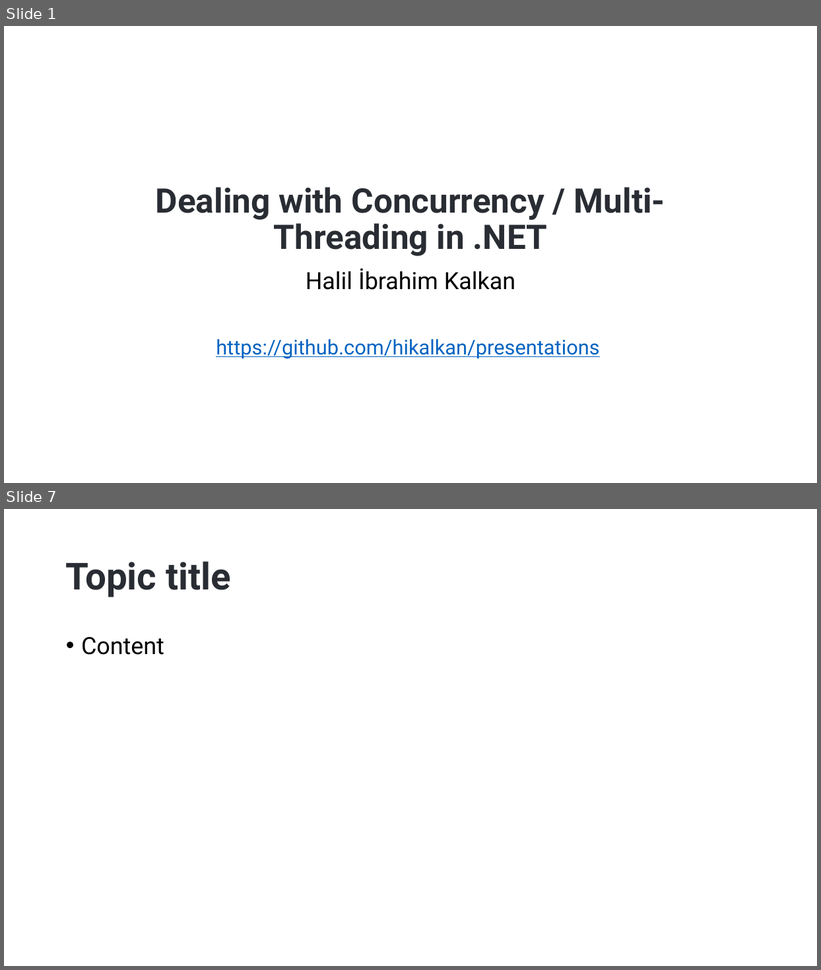
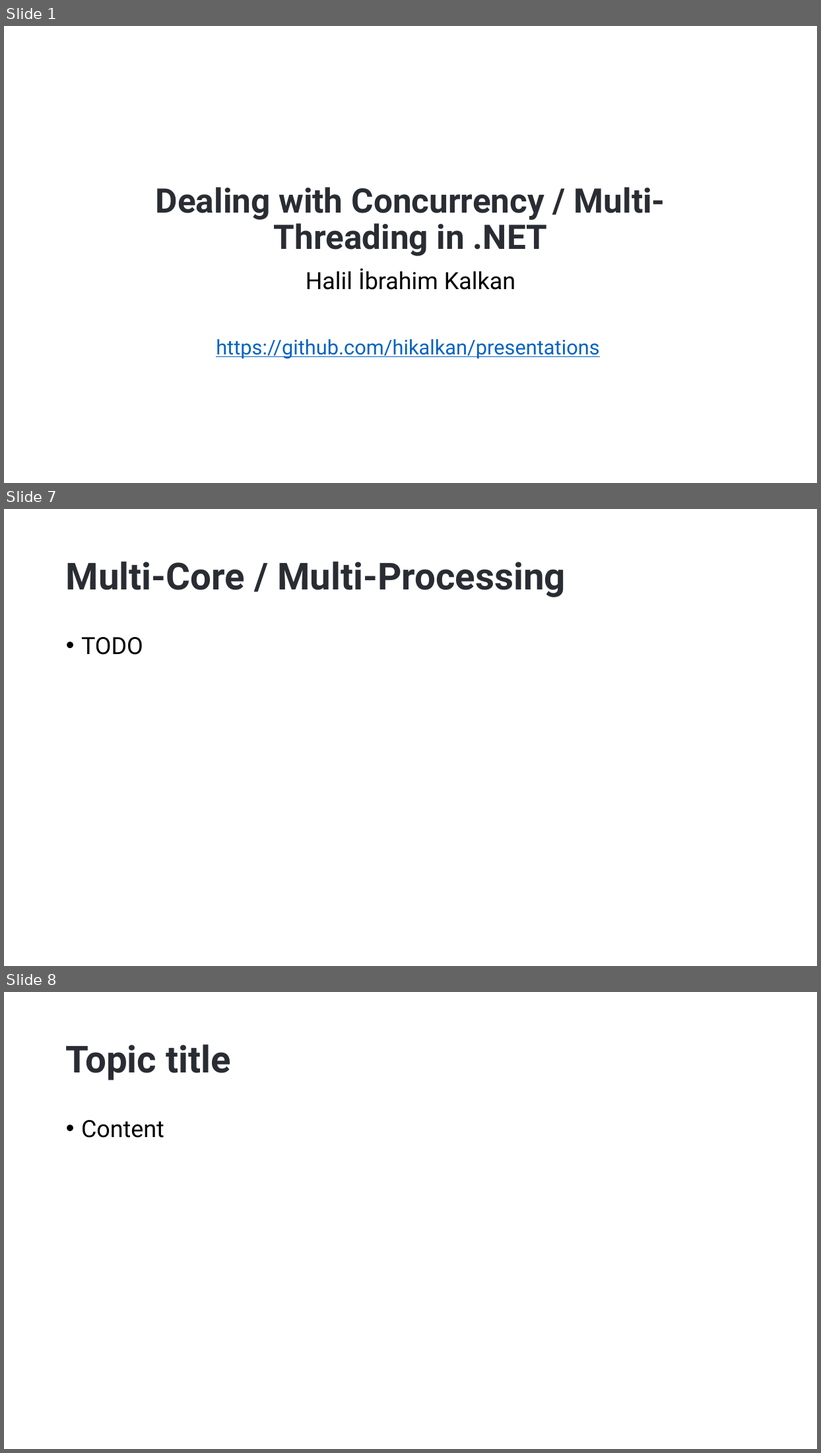
Before and after one commit to hikalkan/presentations, a slide deck: 2023-06-01 Dealing with Concurrency - Multi-Threading in Dotnet/Dotnet-Multi-Threading.pptx. Shown one above the other, each under a label of ours: slides 1 and 7 before the commit, slides 1, 7 and 8 after it; the slides between them are not shown. The pictures are 821x970 and 821x1453 pixels, drawn with LibreOffice and Linux fonts; fonts in the diff are those of the drawing; background and template pictures are left out. Boxes give left, top, right and bottom in pixels: in the first picture for what was removed or moved away, otherwise in the second. Text is boxed around its words. In the diff, an @@ line names an element or a change of style, - is before the commit and + after.

```diff
--- a/2023-06-01 Dealing with Concurrency - Multi-Threading in Dotnet/Dotnet-Multi-Threading.pptx
+++ b/2023-06-01 Dealing with Concurrency - Multi-Threading in Dotnet/Dotnet-Multi-Threading.pptx
@@ slide 7 added at [4, 509, 817, 966], background picture (left out) @@
@@ title added at [66, 561, 566, 597], 44 pt, text #292D33, bold @@
+Multi-Core / Multi-Processing
@@ text added at [81, 637, 143, 655], 28 pt, text #000000 @@
+• TODO
@@ what was slide 7 is now slide 8 @@
```
Also in this commit, not shown: 5 other slides added, 5 slides removed, 5 other files.
